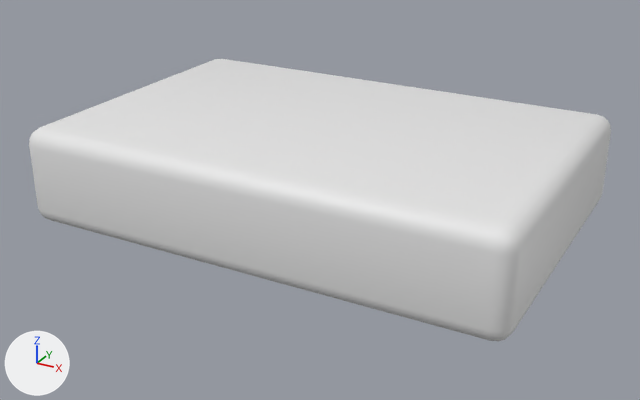
Renders of the FBX model Assets/Models/Environment/Package_Small.fbx from each side of a commit.
The view is the same before and after, from a 50 mm camera at (0.1211, -0.2239, 0.1156) aimed at (0.0004, -0.0044, 0.0058). The lights are fixed; the arrows at lower left show +X, +Y and +Z. Where no turn or scale is listed for an object, it has been applied to the vertices.

The older version as bpy lines, for what is in view:
```python
mat_package_small = principled_material('Package_Small')
mat_package_small.base_color = (0.8, 0.8, 0.8)  # white #e7e7e7
me_cube_020 = bpy.data.meshes.new('Cube.020')
me_cube_020.from_pydata(...)  # 152 vertices, 150 faces; spans x -0.075..0.075, y -0.05..0.05, z 0.0..0.03
me_cube_020.materials.append(mat_package_small)  # white #e7e7e7
ob_package_small = bpy.data.objects.new('Package_Small', me_cube_020)
ob_package_small.location = (0.0, 0.0, 0.0)
```
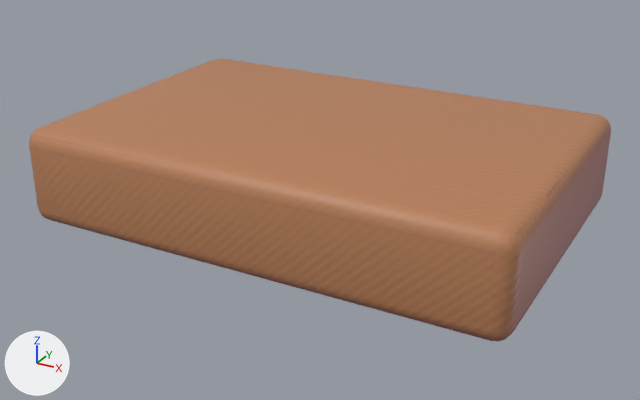
What differs and where, as boxes (x1, y1, x2, y2) in the pictures (640 x 400 px):
'Package_Small', surface changed (white to brown)
    both: (29, 59, 611, 341)

Patch to the scene script:
```diff
--- a/Assets/Models/Environment/Package_Small.fbx.py
+++ b/Assets/Models/Environment/Package_Small.fbx.py
@@ img_package_small_package_small_diffuse_png @@
+img_package_small_package_small_diffuse_png = load_image('Package_Small_Package_Small_Diffuse.png', 'Materials/Package_Small_Package_Small_Diffuse.png', 512, 512, 'sRGB')
@@ img_package_small_package_small_normal_png @@
+img_package_small_package_small_normal_png = load_image('Package_Small_Package_Small_Normal.png', 'Materials/Package_Small_Package_Small_Normal.png', 512, 512, 'Non-Color')
@@ mat_package_small @@
 n0 = _N.new('ShaderNodeBsdfPrincipled'); n0.name = 'Principled BSDF'
 n1 = _N.new('ShaderNodeOutputMaterial'); n1.name = 'Material Output'
+n2 = _N.new('ShaderNodeTexImage'); n2.name = 'Image Texture'
+n2.image = img_package_small_package_small_diffuse_png
+n3 = _N.new('ShaderNodeTexImage'); n3.name = 'Image Texture.001'
+n3.image = img_package_small_package_small_normal_png
+n4 = _N.new('ShaderNodeNormalMap'); n4.name = 'Normal Map'
 _L.new(n0.outputs[0], n1.inputs[0])  # 'BSDF' to 'Surface'
+_L.new(n2.outputs[0], n0.inputs[0])  # 'Color' to 'Base Color'
+_L.new(n3.outputs[0], n4.inputs[1])  # 'Color' to 'Color'
+_L.new(n4.outputs[0], n0.inputs[5])  # 'Normal' to 'Normal'
```
